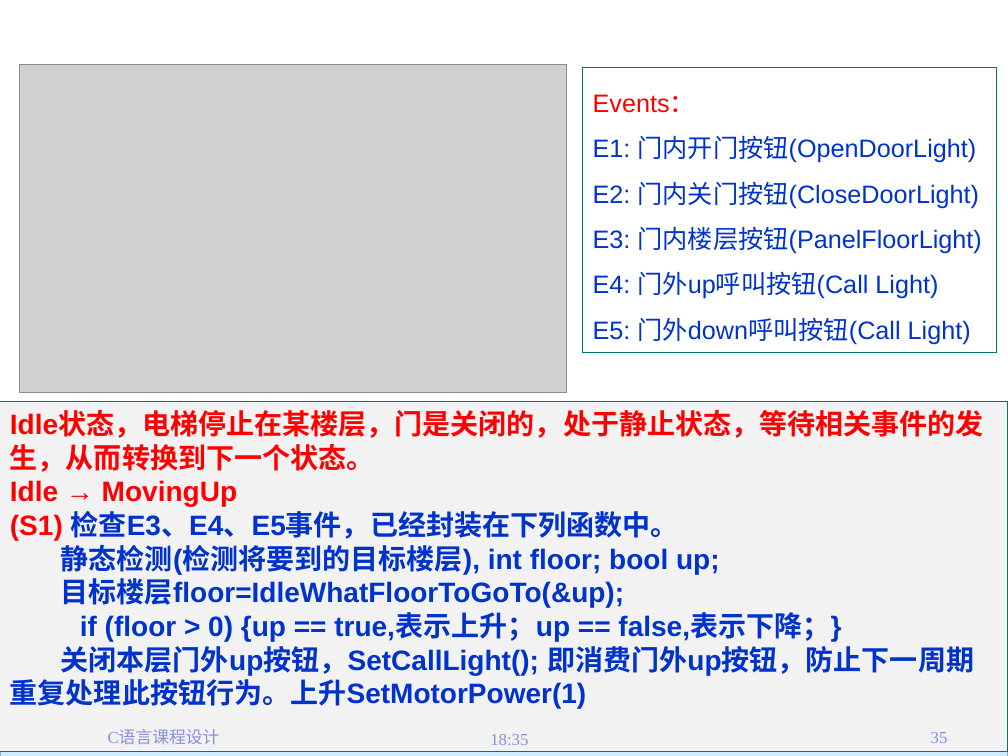
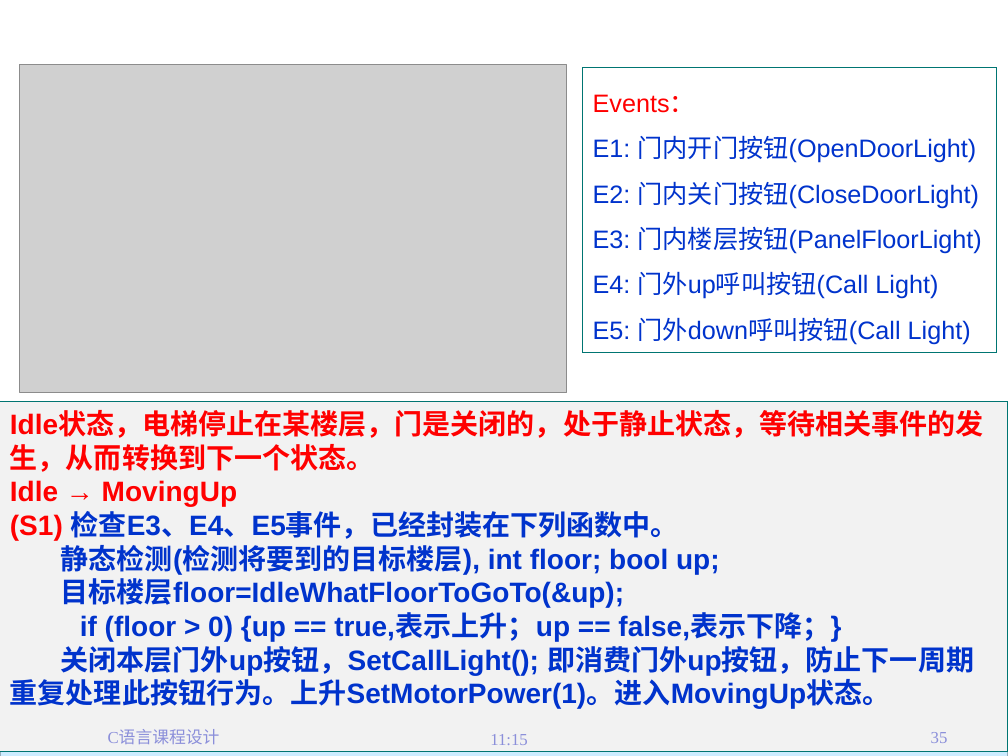
Before and after one commit to jtrfid/C-Repositories, a slide deck: slide 35 of 2017/C语言课程设计/C语言课程设计.pptx. Drawn at 1008x756 pixels with LibreOffice and Linux fonts; fonts in the diff are those of the drawing; grey boxes stand for pictures; background and template pictures are left out. Boxes give left, top, right and bottom in pixels: in the first picture for what was removed or moved away, otherwise in the second. Text is boxed around its words. In the diff, an @@ line names an element or a change of style, - is before the commit and + after.

```diff
--- a/2017/C语言课程设计/C语言课程设计.pptx
+++ b/2017/C语言课程设计/C语言课程设计.pptx
@@ text in rectangle at (10, 646, 974, 709): text changed @@
-关闭本层门外up按钮，SetCallLight(); 即消费门外up按钮，防止下一周期重复处理此按钮行为。上升SetMotorPower(1)
+关闭本层门外up按钮，SetCallLight(); 即消费门外up按钮，防止下一周期重复处理此按钮行为。上升SetMotorPower(1)。进入MovingUp状态。
@@ text at (490, 734, 528, 745): text changed @@
-18:35
+11:15
```
Also in this commit, not shown: 56 other slides changed, 3 other files.
